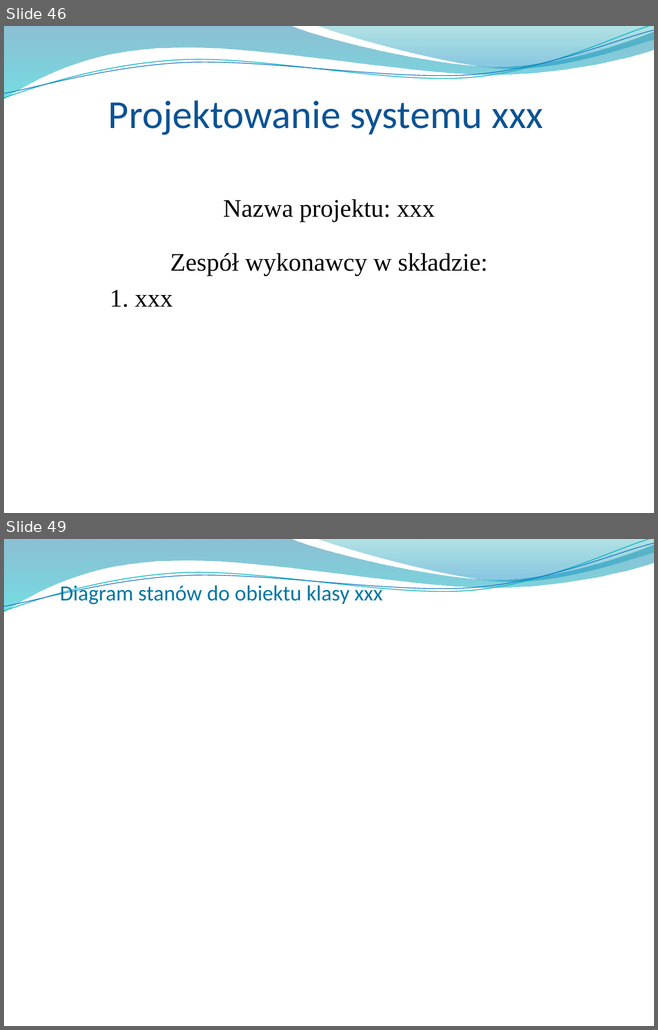
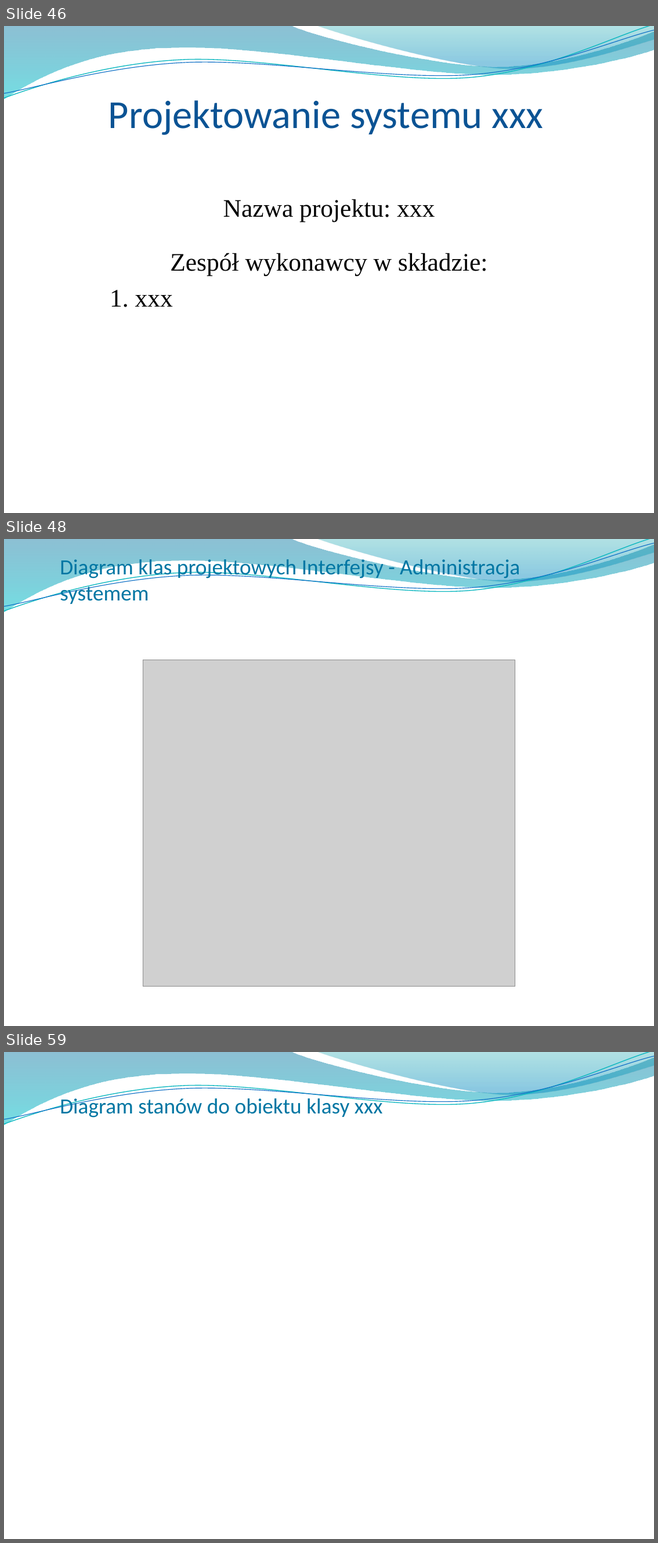
Before and after one commit to Manomenu/okno-mpsi-2026, a slide deck: Przeglad_koncowy_notes_ai.pptx. Shown one above the other, each under a label of ours: slides 46 and 49 before the commit, slides 46, 48 and 59 after it; the slides between them are not shown. The pictures are 658x1030 and 658x1543 pixels, drawn with LibreOffice and Linux fonts; fonts in the diff are those of the drawing; grey boxes stand for pictures; background and template pictures are left out. Boxes give left, top, right and bottom in pixels: in the first picture for what was removed or moved away, otherwise in the second. Text is boxed around its words. In the diff, an @@ line names an element or a change of style, - is before the commit and + after.

```diff
--- a/Przeglad_koncowy_notes_ai.pptx
+++ b/Przeglad_koncowy_notes_ai.pptx
@@ slide 48 added at [4, 539, 654, 1026], background picture (left out); not listed: 4 template elements that a slide beside it also shows @@
@@ title added at [60, 556, 520, 604], 24 pt, text #0076A3 @@
+Diagram klas projektowych Interfejsy - Administracja systemem
@@ picture added at [143, 660, 515, 987] @@
@@ what was slide 49 is now slide 59 @@
```
Also in this commit, not shown: 2 slides changed, 9 other slides added.
